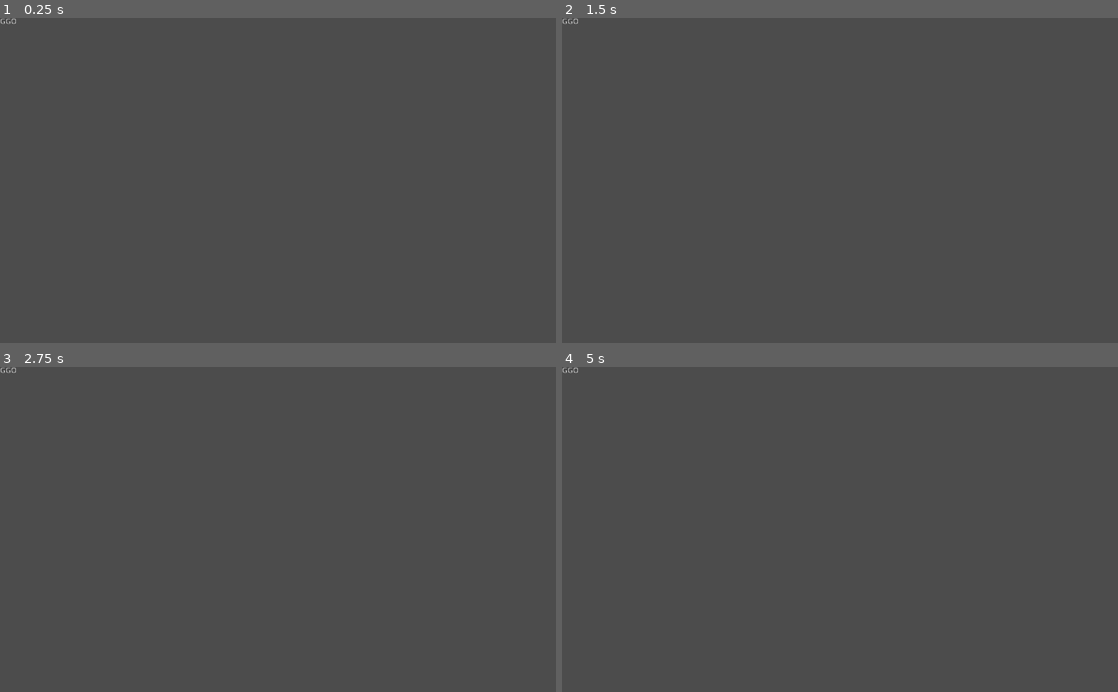
Above: before the commit, frames 1-4 (two rows, left to right).
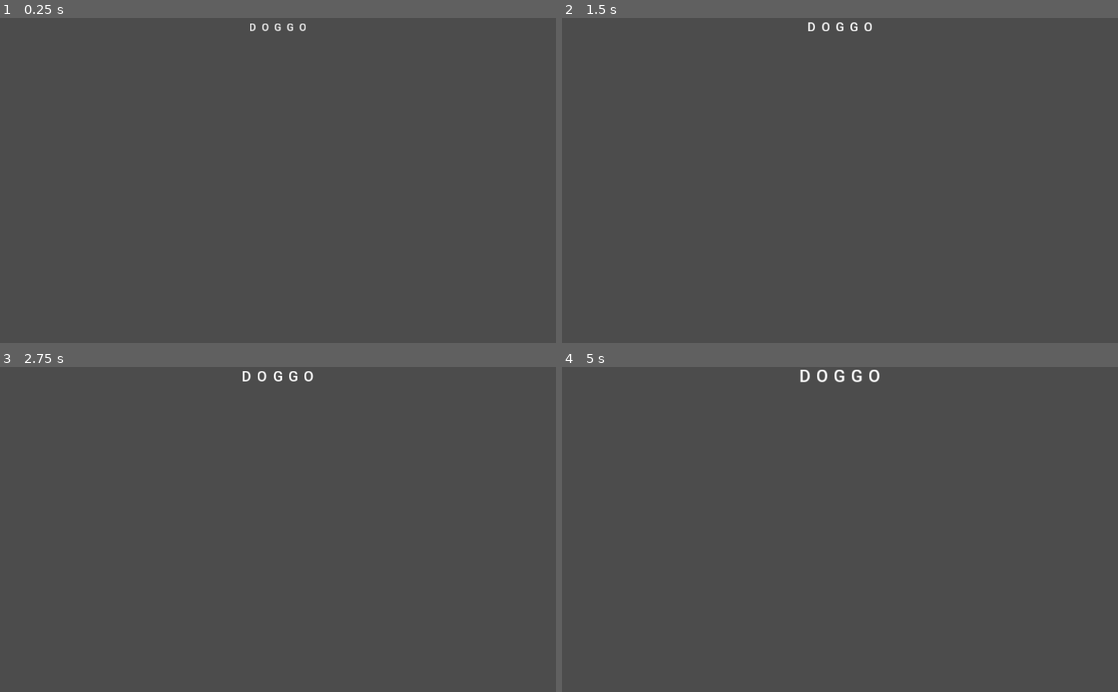
Above: after the commit, the same moments.

Repository: the-g-force/FamJam-February2021
Game: Godot game, scene res://src/FancyWord.tscn
The game is run twice, just before and just after one commit, with the same random seed, the same clock (stepped at 60 frames per second) and the same inputs. This scene is started directly instead of the project's main scene.
Inputs:
- Up to frame 1 (0.25 s): no input
- Up to frame 2 (1.5 s): no input
- Up to frame 3 (2.75 s): tap Enter at 2 s
- Up to frame 4 (5 s): tap Space at 4.25 s

The runs differ from the first frame. In frame 1, 0.1% of the frame differs, in the area x 0-55%, y 0-5%; in frame 2, 0.1%; in frame 3, 0.2%; in frame 4, 0.3%, in the area x 0-58%, y 0-5%.

Commit message:
Redesign to use hboxcontainer for fancy word

Diff:
--- a/project/src/FancyLetter.gd
+++ b/project/src/FancyLetter.gd
@@ -1,6 +1 @@
-extends Node2D
-
-var text
-
-func _ready():
-	$Label.text = text
+extends Label
--- a/project/src/FancyLetter.tscn
+++ b/project/src/FancyLetter.tscn
@@ -1,15 +1,36 @@
-[gd_scene load_steps=2 format=2]
+[gd_scene load_steps=5 format=2]
 
 [ext_resource path="res://src/FancyLetter.gd" type="Script" id=1]
+[ext_resource path="res://assets/fonts/Roboto-Medium.ttf" type="DynamicFontData" id=2]
 
-[node name="FancyLetter" type="Node2D"]
+[sub_resource type="DynamicFont" id=1]
+use_filter = true
+font_data = ExtResource( 2 )
+
+[sub_resource type="Animation" id=2]
+resource_name = "Awful"
+length = 2.0
+loop = true
+tracks/0/type = "value"
+tracks/0/path = NodePath(".:custom_fonts/font:size")
+tracks/0/interp = 1
+tracks/0/loop_wrap = true
+tracks/0/imported = false
+tracks/0/enabled = true
+tracks/0/keys = {
+"times": PoolRealArray( 0, 1 ),
+"transitions": PoolRealArray( 1, 1 ),
+"update": 0,
+"values": [ 16, 32 ]
+}
+
+[node name="FancyLetter" type="Label"]
+custom_fonts/font = SubResource( 1 )
 script = ExtResource( 1 )
-
-[node name="Label" type="Label" parent="."]
-margin_right = 40.0
-margin_bottom = 14.0
 __meta__ = {
 "_edit_use_anchors_": false
 }
 
 [node name="AnimationPlayer" type="AnimationPlayer" parent="."]
+autoplay = "Awful"
+anims/Awful = SubResource( 2 )
--- a/project/src/FancyWord.gd
+++ b/project/src/FancyWord.gd
@@ -1,28 +1,19 @@
-extends Node2D
+extends HBoxContainer
 
-const _fancy_letter := preload("res://src/FancyLetter.tscn")
-
-export var letter_distance := 10
+const _Fancy_Letter := preload("res://src/FancyLetter.tscn")
 
 var word:String = "DOggo"
 
 
 func _ready():
+	word = word.to_upper()
 	_generate_word()
 
 
 func _generate_word():
-	word = word.to_upper()
 	var lastpos := 0
 	for letter in word:
-		var fancy_letter := _fancy_letter.instance()
+		var fancy_letter := _Fancy_Letter.instance()
 		fancy_letter.name = letter
 		fancy_letter.text = letter
-		var wordlength := word.length()
-		var wordpos := word.find(letter, lastpos)
-		lastpos += 1
-		var word_pos_from_middle := wordpos-wordlength/2
-		var letter_pos:Vector2 = $Letters.get_global_transform().origin
-		letter_pos.x += letter_distance*word_pos_from_middle
-		fancy_letter.position = letter_pos
-		$Letters.add_child(fancy_letter)
+		add_child(fancy_letter)
--- a/project/src/FancyWord.tscn
+++ b/project/src/FancyWord.tscn
@@ -2,7 +2,15 @@
 
 [ext_resource path="res://src/FancyWord.gd" type="Script" id=1]
 
-[node name="FancyWord" type="Node2D"]
+[node name="FancyWord" type="HBoxContainer"]
+anchor_right = 1.0
+margin_bottom = 36.0
+grow_horizontal = 2
+grow_vertical = 2
+size_flags_horizontal = 3
+custom_constants/separation = 10
+alignment = 1
 script = ExtResource( 1 )
-
-[node name="Letters" type="Node2D" parent="."]
+__meta__ = {
+"_edit_use_anchors_": false
+}
Binary file added: project/assets/fonts/Roboto-Medium.ttf
